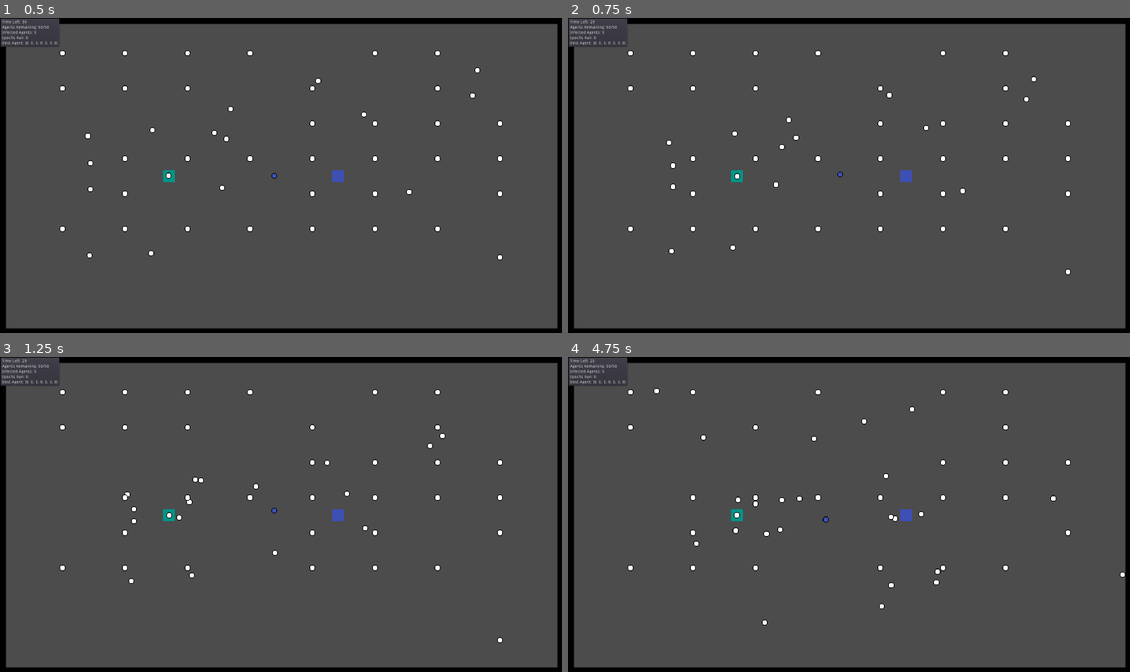
Above: before the commit, frames 1-4 (two rows, left to right).
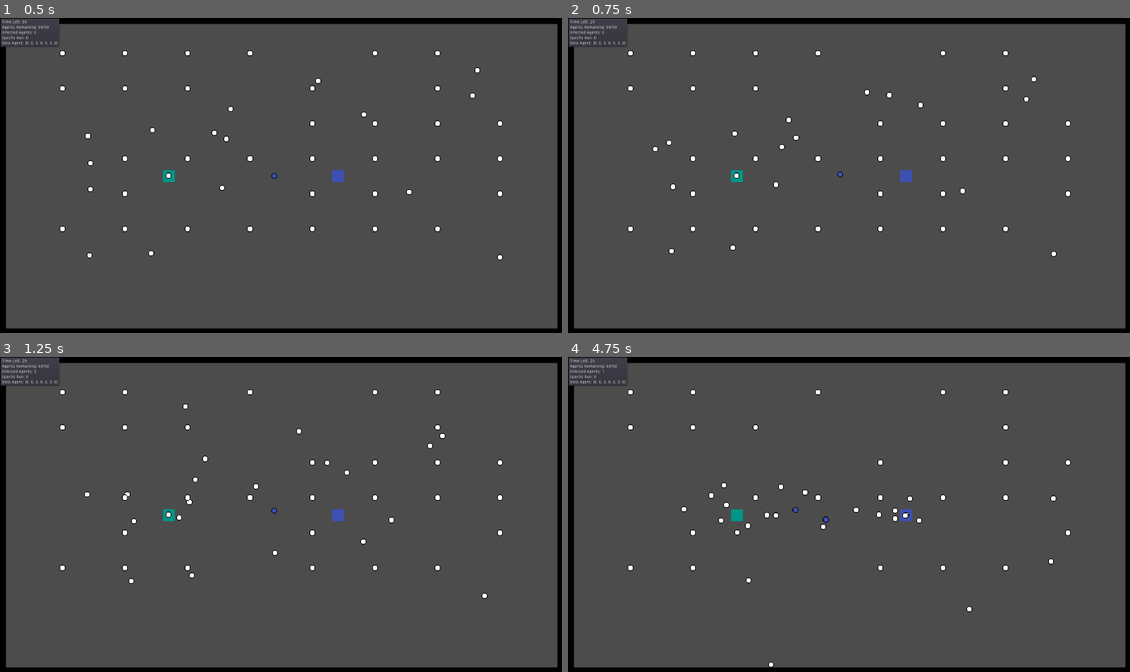
Above: after the commit, the same moments.

Repository: wiprobotics/Disease-Spread-Sim
Game: Godot game, scene res://Scenes/Node2D.tscn
Two runs of this game, one before a commit and one after it. Both use one fixed random seed, a clock stepped at 60 frames per second and the inputs below.
Inputs:
- Up to frame 1 (0.5 s): no input
- Up to frame 2 (0.75 s): no input
- Up to frame 3 (1.25 s): no input
- Up to frame 4 (4.75 s): no input

Frame 1 is identical in both runs. In frame 2, 0.1% of the frame differs, in the area x 14-90%, y 21-82%; in frame 3, 0.3%; in frame 4, 0.8%, in the area x 6-100%, y 4-99%.

Commit message:
Commented Code

Diff:
--- a/Godot Project/Scripts/Action Controller.gd
+++ b/Godot Project/Scripts/Action Controller.gd
@@ -8,6 +8,8 @@
 var closestInfected
 
 onready var globals = get_tree().current_scene.get_node("Global")
+
+### Acts like a state machine, swapping between different actions based on a value inputted to the script.
 
 func _ready():
 	speed = globals.agentSpeed
@@ -34,11 +36,13 @@
 func stop_moving():
 	vector = Vector2(0, 0)
 
+# Run by other scripts, changes the state of the state machine
 func change_state(outputcount, feedClosestAgent, feedClosestInfected):
 	state = outputcount
 	closestAgent = feedClosestAgent
 	closestInfected = feedClosestInfected
 
+# Runs a function based the current state machine state
 func _physics_process(delta):
 	if state == 0:
 		move_away_from_closest_agent(closestAgent)
@@ -52,4 +56,6 @@
 		move_in_random_direction()
 	elif state == 5:
 		stop_moving()
-	get_parent().move_and_collide(vector * speed * delta)
+
+	if globals.neuralNetEnabled:
+		get_parent().move_and_collide(vector * speed * delta)
--- a/Godot Project/Scripts/Brain.gd
+++ b/Godot Project/Scripts/Brain.gd
@@ -93,6 +93,7 @@
 	if globals.waterEnabled == true:
 		currentWater = currentWater - delta
 
+# A bunch of maths to work out which action to take, for a better understanding of the maths look at the poster
 func decide_action():
 	var awayFromAgentPriority = (((1-(len(globals.infected)/globals.numberOfAgents))*agentData[0]) + ((1-(closestAgentDistance/globals.infectionDistance))*agentData[1])) / 2
 	var awayFromInfectedPriority = (1-(closestInfectedDistance/globals.infectionDistance))*agentData[2]
@@ -101,6 +102,7 @@
 	var moveInDirectionPriority = (1-(0.5/1))*agentData[9]
 	var stopPriority = (1-(0.5/1))*agentData[10]
 
+	# Stores an array of the priorities
 	priorities = [awayFromAgentPriority, awayFromInfectedPriority, towardsFoodPriority, towardsWaterPriority, moveInDirectionPriority, stopPriority]
 	var bestPriority = 0
 	var count = 0
@@ -111,8 +113,10 @@
 			outputcount = count
 		count = count + 1
 
+	# Runs the action controller state machine to change state
 	AC.change_state(outputcount, closestAgent, closestInfected)
 
+# Runs every frame
 func _process(delta):
 	if infected == false:
 		agentData[globals.scorePosition] = agentData[globals.scorePosition] + delta
--- a/Godot Project/Scripts/EnvController.gd
+++ b/Godot Project/Scripts/EnvController.gd
@@ -6,14 +6,17 @@
 var rng = RandomNumberGenerator.new()
 var feedData = []
 
+# Load all the prefabs for all the items the system will spawn in
 var agentHolder = preload("res://Prefabs/Agent.tscn")
 var wallHolder = preload("res://Prefabs/Wall.tscn")
 var foodHolder = preload("res://Prefabs/Food Bank.tscn")
 var waterHolder = preload("res://Prefabs/Watering Hole.tscn")
 var infectorHolder = preload("res://Prefabs/Infector.tscn")
 
+# Get the globals script
 onready var globals = get_tree().current_scene.get_node("Global")
 
+# Spawn in all the prefabs needed for a simulation
 func instance_environment(randomMultipliers, feedMultipliers):
 	if globals.foodEnabled == true:
 		spawnfood()
@@ -21,9 +24,11 @@
 		spawnwater()
 	if globals.infectorEnabled == true:
 		spawninfector()
-	spawnagents(randomMultipliers, feedMultipliers)
+	if globals.spawnAgents == true:
+		spawnagents(randomMultipliers, feedMultipliers)
 	spawnwalls()
 
+# Spawn all the agents needed for the simulation, feedMultipliers is actually the data array
 func spawnagents(randomMultipliers, feedMultipliers):
 	noAgents = globals.numberOfAgents
 	# Map out a grid to spawn the agents into
@@ -41,6 +46,7 @@
 		globals.agentBrains.append(agentBrain)
 		globals.notInfected.append(agent)
 		self.add_child(agent)
+		# Randomise the variables in the data array if randomMultipliers is true
 		if randomMultipliers == true:
 			rng.randomize()
 			feedData = [rng.randf_range(0, 100), rng.randf_range(0, 100), rng.randf_range(0, 100), rng.randf_range(0, 100),
@@ -54,6 +60,7 @@
 			spawnpos.x = step.x
 			spawnpos.y = spawnpos.y + step.y
 
+# Spawn in walls to contain the agents
 func spawnwalls():
 	# Spawn in the 4 external walls to ensure the Agents cant escape
 	declarewallstarts()
@@ -62,6 +69,7 @@
 		self.add_child(temp)
 		temp.movetostartpos(wallStarts[i].x, wallStarts[i].y, wallRotations[i])
 
+# Spawn in the food bank
 func spawnfood():
 	var food = foodHolder.instance()
 	self.add_child(food)
@@ -69,6 +77,7 @@
 	food.movetostartpos(spawnpos.x, spawnpos.y, 0)
 	globals.foodLocation = spawnpos
 
+# Spawn in the watering hole
 func spawnwater():
 	var water = waterHolder.instance()
 	self.add_child(water)
@@ -76,6 +85,7 @@
 	water.movetostartpos(spawnpos.x, spawnpos.y, 0)
 	globals.waterLocation = spawnpos
 
+# Spawn the initial infector
 func spawninfector():
 	var infector = infectorHolder.instance()
 	self.add_child(infector)
--- a/Godot Project/Scripts/Food Bank.gd
+++ b/Godot Project/Scripts/Food Bank.gd
@@ -11,8 +11,10 @@
 	var i = 0
 	globals.infectedInFeed = 0
 	if globals.epochRun == true:
+		# Iterates through every agent
 		for agent in globals.agents:
 			var brain = agent.get_node("Brain")
+			# Kills the agent if they've run out of food
 			if brain.currentFood < 0:
 				brain.agentData[globals.scorePosition] = brain.agentData[globals.scorePosition] - 1000
 				globals.results.append(brain.agentData)
@@ -23,6 +25,7 @@
 				elif agent in globals.infected:
 					globals.infected.erase(agent)
 				print("Bleh (Food)")
+			# Refills the agents food if they are close enough
 			var distance = self.position.distance_to(agent.position)
 			if distance < globals.feedDistance:
 				agent.get_node("Brain").currentFood = globals.maxFood
--- a/Godot Project/Scripts/Genetic Controller.gd
+++ b/Godot Project/Scripts/Genetic Controller.gd
@@ -8,38 +8,49 @@
 var rng = RandomNumberGenerator.new()
 
 func _ready():
+	# Instance the sim environment
 	envController.instance_environment(true, [])
+	# A timer to wait for all the genetic calculations to be done before restarting the sim
 	freeTimer = get_node("Waitforfree")
 	freeTimer.connect("timeout", self, "run_epoch")
 	freeTimer.set_wait_time(1)
 	freeTimer.set_one_shot(true) # Make sure it loops
 
+# Run at the end of an epoch
 func end_epoch():
+	# Add all remaining agent data to the results
 	for agent in globals.agents:
 		var brain = agent.get_node("Brain")
 		globals.results.append(brain.agentData)
 		agent.queue_free()
+	# Reset all the global arrays
 	globals.notInfected = []
 	globals.infected = []
 	globals.agents = []
+	# Kill all remaining agents
 	for child in envController.get_children():
 		child.queue_free()
 
+	# Sort the results by best score
 	globals.results.sort_custom(self, "sort_score")
 	globals.bestScore = [] + globals.results[0]
 
+	# Finds one third of agents
 	var third = round(globals.numberOfAgents/3)
 
 	for i in range(third):
+		# Saves the agents to the next epoch
 		var tempHolder = globals.results[i]
 		tempHolder[globals.scorePosition] = 0
 		globals.heldAgentData.append(tempHolder)
+		# Mutates the agents for the next epoch
 		var mutatedHolder = []
 		for item in tempHolder:
 			rng.randomize()
 			mutatedHolder.append(item + rng.randf_range(-globals.maxMutation, globals.maxMutation))
 		mutatedHolder[globals.scorePosition] = 0
 		globals.heldAgentData.append(mutatedHolder)
+	# Randomise the final third of agents for the next epoch
 	for i in range(globals.numberOfAgents - third*2):
 		var randomHolder = [rng.randf_range(0, 100), rng.randf_range(0, 100), rng.randf_range(0, 100), rng.randf_range(0, 100),
 			rng.randf_range(0, 100), rng.randf_range(0, 100), rng.randf_range(0, 100), rng.randf_range(0, 100),
@@ -50,10 +61,12 @@
 	globals.results = []
 	freeTimer.start()
 
+# Sort the two results by score
 func sort_score(a, b):
 	return a[globals.scorePosition] > b[globals.scorePosition]
 
+# Runs the next epoch by instancing the environment and starting the timer
 func run_epoch():
-	UI.gameTimer.start()
+	UI.epochTimer.start()
 	envController.instance_environment(false, globals.heldAgentData)
 	globals.epochRun = true
--- a/Godot Project/Scripts/Global.gd
+++ b/Godot Project/Scripts/Global.gd
@@ -2,33 +2,57 @@
 # warning-ignore-all:unused_class_variable
 
 # ---------------------------------- Globally Stored Variables ----------------------------------
+# All these variables are to be accessed by other scripts in the system
 
+# An array which holds all the agent objects
 var agents = []
+# An array which holds all the brains belonging to the agents in the same order as above
 var agentBrains = []
+# An array which holds reference to all the infected agents
 var infected = []
+# An array which holds reference to all the non infected agents
 var notInfected = []
+# Stores the vector location of the food bank object
 var foodLocation = Vector2(0,0)
+# Stores the vector location of the watering hole object
 var waterLocation = Vector2(0,0)
+# An array of arrays to store the data values of the agents from the last epoch
 var results = []
+# A boolean value which tells the system whether an epoch is running or not
 var epochRun = true
+# A count of how many epochs have been run
 var epochsRun = 0
+# An array of arrays to store the data values for the next epoch
 var heldAgentData = []
+# Stores the best score of the last epoch
 var bestScore = [0, 0, 0, 0, 0, 0, 0]
+# Counts the number of infected agents in the food bank
 var infectedInFeed = 0
+# Counts the number of infected agents in the water bank
 var infectedInWater = 0
 
 # ---------------------------------- Simulation Settings ----------------------------------
 
+# The length of every epoch (in seconds)
 var epochLength = 30
+# The maximum change the genetic aglorithm can do to the top scoring agents every epoch
 var maxMutation = 2
+# Enables or disables spawning agents into the environment, basically just for showing environment (Breaks everything if turned off)
+var spawnAgents = true
 
 # ---------------------------------- Agent Settings ----------------------------------
 
+# The number of agents to be spawned into the simulation
 var numberOfAgents = 50
-var pollingTime = 1.0
-var actionTime = 0.75
+# The time between agents polling their environment (in seconds)
+var pollingTime = 0.25
+# The time between agents deciding their actions (in seconds)
+var actionTime = 0.25
+# Enables or disables the neural net in the agents, bascially just stops agents moving
 var neuralNetEnabled = true
+# The speed at which agents move
 var agentSpeed = 200
+# The position in which the score value is in the data array for agents
 var scorePosition = 11
 
 # ---------------------------------- Food and Water Settings ----------------------------------
@@ -52,8 +76,11 @@
 
 # ---------------------------------- Infection Settings ----------------------------------
 
+# Enables or disables the disease system
 var infectionEnabled = true
+# Enables or disables the spawning of the initial infector pawn
 var infectorEnabled = true
+# Enables or disables agents spreading disease to eachother
 var agentsCanSpread = true
-var aggresiveInfection = true
+# The distance at which the disease can spread
 var infectionDistance = 25
--- a/Godot Project/Scripts/Infector.gd
+++ b/Godot Project/Scripts/Infector.gd
@@ -8,11 +8,13 @@
 func _ready():
 	pass # Replace with function body.
 
+# Moves agent to set start position to make it look nicer and train more effectively
 func movetostartpos(x, y, rotation):
 	print("Spawn pos: " + str(x) + "," + str(y))
 	self.set_position(Vector2(x, y))
 	self.rotation_degrees = rotation
 
+# Move in random directions
 func randommove():
 	# Get random directions to move in
 	rng.randomize()
@@ -21,6 +23,7 @@
 
 	return (Vector2(movementx, movementy)).normalized()
 
+# For aggresive infection implementation (removed)
 func updatetargetposition(x,y):
 	return (self.position + Vector2(x, y))
 
--- a/Godot Project/Scripts/UI.gd
+++ b/Godot Project/Scripts/UI.gd
@@ -1,7 +1,8 @@
 extends PanelContainer
 
-var gameTimer
+var epochTimer
 
+# Gets all the UI elements which it needs to communicate with
 onready var globals = get_tree().current_scene.get_node("Global")
 onready var timerLabel = get_node("GridContainer/Timer/Counter/Label")
 onready var agentsLabel = get_node("GridContainer/AgentsCounter/Counter/Label")
@@ -11,18 +12,21 @@
 onready var geneticController = get_tree().current_scene.get_node("Genetic Controller")
 
 func _ready():
-	gameTimer = get_node("GridContainer/Timer/Counter/Label/Timer")
-	gameTimer.connect("timeout", self, "end_epoch")
-	gameTimer.set_wait_time(globals.epochLength)
-	gameTimer.set_one_shot(true)
-	gameTimer.start()
+	# The epoch timer for the system
+	epochTimer = get_node("GridContainer/Timer/Counter/Label/Timer")
+	epochTimer.connect("timeout", self, "end_epoch")
+	epochTimer.set_wait_time(globals.epochLength)
+	epochTimer.set_one_shot(true)
+	epochTimer.start()
 
+# Runs at the end of the epoch timer to tell the system the epoch has ended
 func end_epoch():
 	globals.epochRun = false
 	geneticController.end_epoch()
 
+# Updates all the UI elements to say correct values
 func _process(delta):
-	timerLabel.text = str(round(gameTimer.time_left))
+	timerLabel.text = str(round(epochTimer.time_left))
 	agentsLabel.text = (str(len(globals.agents)) + "/" + (str(globals.numberOfAgents)))
 	infectedLabel.text = str(len(globals.infected) - 1)
 	epochLabel.text = str(globals.epochsRun)
--- a/Godot Project/Scripts/Wall.gd
+++ b/Godot Project/Scripts/Wall.gd
@@ -1,6 +1,6 @@
 extends KinematicBody2D
 
-# Moves agent to set start position to make it look nicer and train more effectively
+# Moves wall to set start position to make it look nicer and train more effectively
 func movetostartpos(x, y, rotation):
 	print("Spawn pos: " + str(x) + "," + str(y))
 	self.set_position(Vector2(x, y))
--- a/Godot Project/Scripts/Watering Hole.gd
+++ b/Godot Project/Scripts/Watering Hole.gd
@@ -11,8 +11,10 @@
 	var i = 0
 	globals.infectedInWater = 0
 	if globals.epochRun == true:
+		# Iterates throught every agent
 		for agent in globals.agents:
 			var brain = agent.get_node("Brain")
+			# Kills the agent if they've run out of water
 			if brain.currentWater < 0:
 				brain.agentData[globals.scorePosition] = brain.agentData[globals.scorePosition] - 1000
 				globals.results.append(brain.agentData)
@@ -22,6 +24,7 @@
 					globals.notInfected.erase(agent)
 				elif agent in globals.infected:
 					globals.infected.erase(agent)
+			# Refills the agents water if they are close enough
 			var distance = self.position.distance_to(agent.position)
 			if distance < globals.feedDistance:
 				agent.get_node("Brain").currentWater = globals.maxWater
